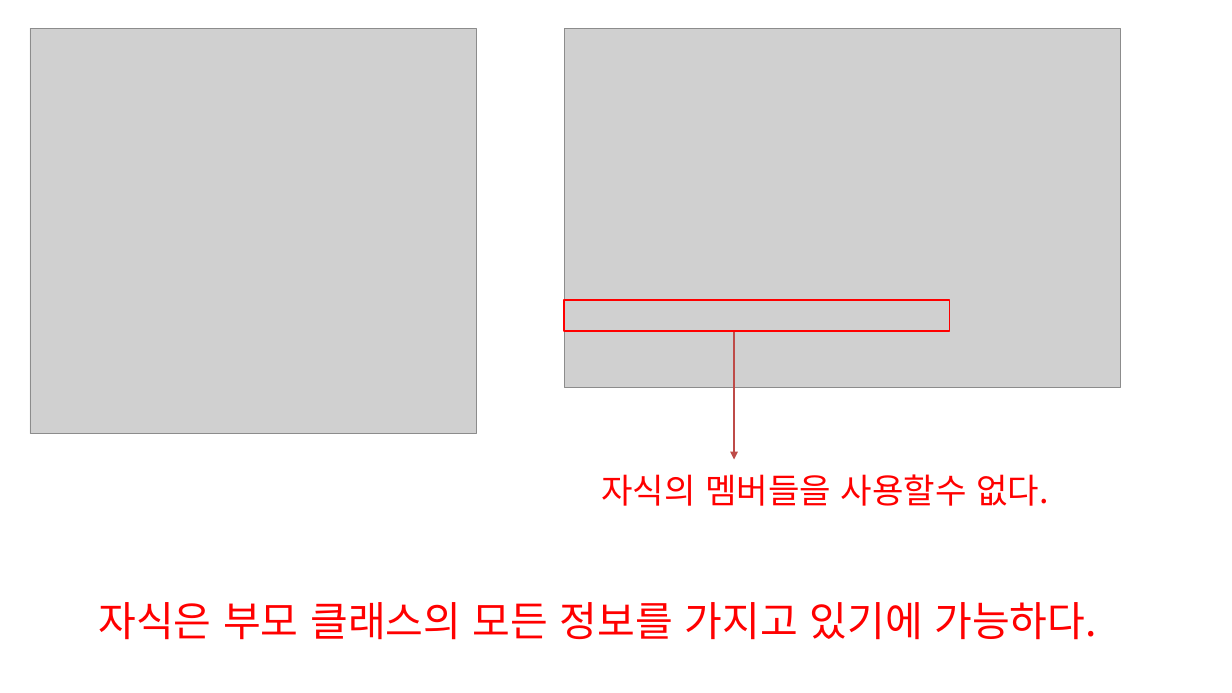
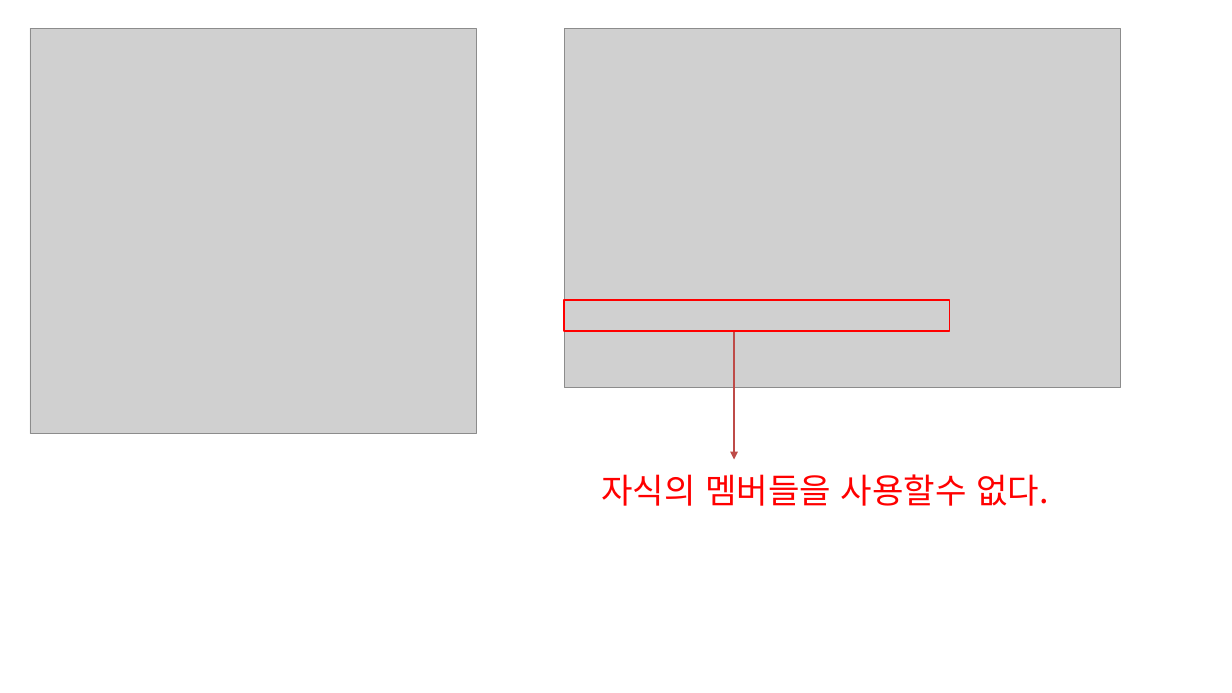
Before and after one commit to zest132/JavaLecture, a slide deck: slide 8 of JavaLecture/LectureFile/java 11강 인터페이스와다형성.pptx (slide 7 before the commit). Drawn at 1232x693 pixels with LibreOffice and Linux fonts; fonts in the diff are those of the drawing; grey boxes stand for pictures. Boxes give left, top, right and bottom in pixels: in the first picture for what was removed or moved away, otherwise in the second. Text is boxed around its words. In the diff, an @@ line names an element or a change of style, - is before the commit and + after.

```diff
--- a/JavaLecture/LectureFile/java 11강 인터페이스와다형성.pptx
+++ b/JavaLecture/LectureFile/java 11강 인터페이스와다형성.pptx
@@ text removed at box(98, 602, 1097, 640) @@
-자식은 부모 클래스의 모든 정보를 가지고 있기에 가능하다.
```
Also in this commit, not shown: 5 other slides changed, 8 slides added, 1 slide removed, 6 other files.
